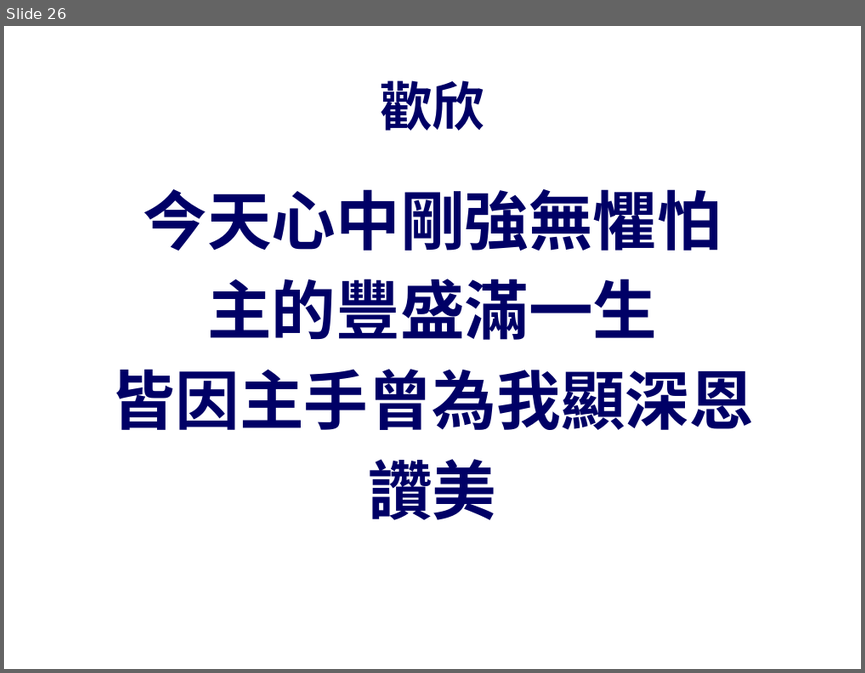
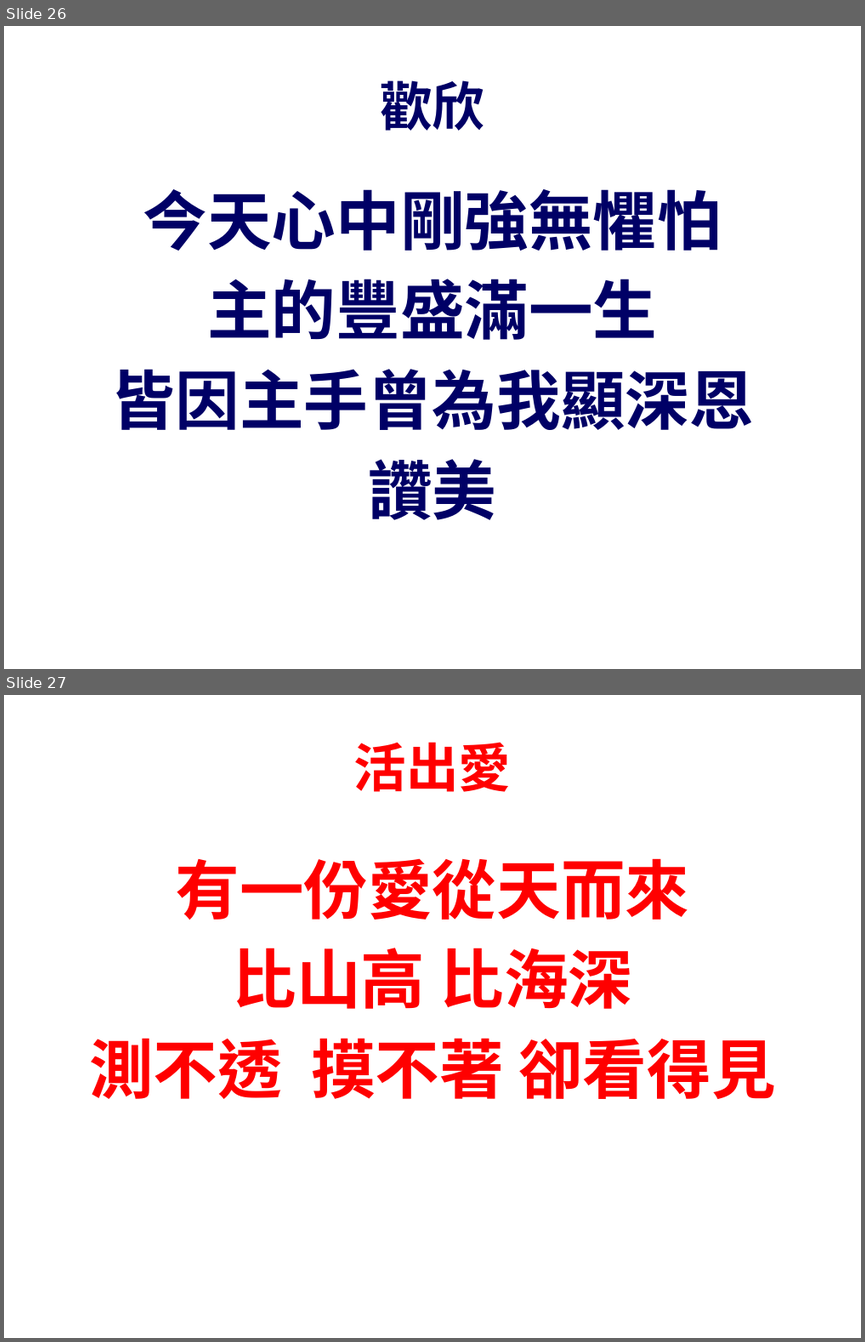
Before and after one commit to batisuoc/bible-school, a slide deck: 2019/1月.pptx. Shown one above the other, each under a label of ours: slide 26 before the commit, slides 26 and 27 after it. The pictures are 865x673 and 865x1342 pixels, drawn with LibreOffice and Linux fonts; fonts in the diff are those of the drawing; background and template pictures are left out. Boxes give left, top, right and bottom in pixels: in the first picture for what was removed or moved away, otherwise in the second. Text is boxed around its words. In the diff, an @@ line names an element or a change of style, - is before the commit and + after.

Commit message:
Update 27/01/2019

```diff
--- a/2019/1月.pptx
+++ b/2019/1月.pptx
@@ slide 27 added at [4,695,861,1338], background picture (left out) @@
@@ title added at [353,742,511,792], 44 pt, text #FF0000, bold @@
+活出愛
@@ text added at [89,858,775,1099], 54 pt, text #FF0000, bold @@
+有一份愛從天而來
+比山高 比海深
+測不透 摸不著 卻看得見
```
Also in this commit, not shown: 3 other slides added.
